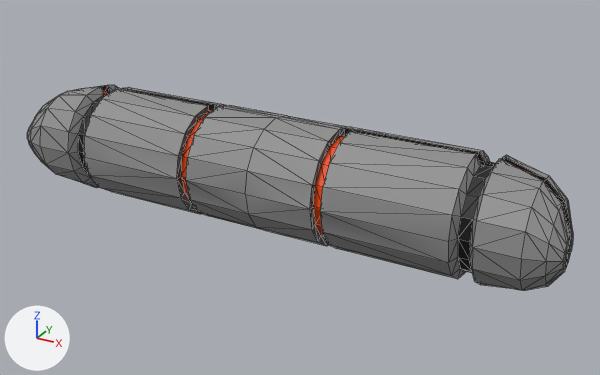
The glTF model res/models/paddle_laser.glb as it was, and as the next commit left it.
Both versions are drawn from a camera (50 mm lens) standing at (0.2003, -0.3394, 0.1965) and looking at (0.0119, 0.0033, 0.0252). The axes (+X, +Y, +Z) are drawn at lower left. The lights are the same throughout. Mesh edges are drawn as thin lines. Where no turn or scale is listed for an object, it has been applied to the vertices. Vertices at the same position are counted once.

Names of what the first picture shows: '0paddle'.
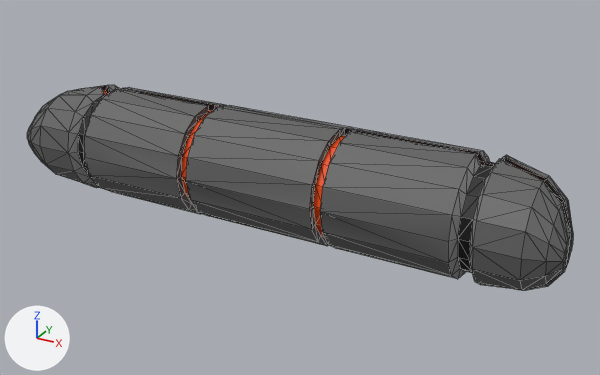
Boxes [x1, y1, x2, y2] around the edits, measured in the pictures (600 x 375 px):
part 1 of me_cylinder_002, cut back
    both: [186, 105, 348, 246]
part 2 of me_cylinder_002, surface changed
    both: [27, 86, 573, 290]

What the commit changed:
me_cylinder_002 is used by ob_0paddle; location (0.0, 0.0, 0.0318).
me_cylinder_002 had 482 vertices, 944 faces and spanned x -0.15..0.15, y -0.03..0.03, z -0.03..0.03.
me_cylinder_002 now has 464 vertices, 908 faces and spans x -0.15..0.15, y -0.03..0.03, z -0.03..0.03.
Part 1, on me_cylinder_002:
18 vertices are removed from x 0.0, y -0.03..0.03, z -0.03..0.03.
72 faces are deleted.
36 new faces join them.
me_cylinder_002 part 2: 318 kept faces spanning x -0.15..0.15, y -0.03..0.03, z -0.03..0.03 get new texture (UV) coordinates.
